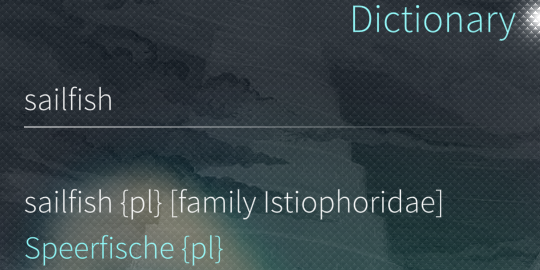
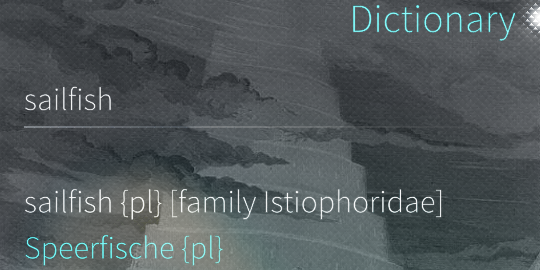
Comparing the layer stacks of the two w=540, h=270 images. Changes:
renamed "screenshot_1.png-Kopie" to "Text", opacity 50% → 100%, blend normal → soft light, painted on it over (x1=0, y1=0, x2=540, y2=270)
renamed "Zwischenablage" to "Turm", opacity 60% → 55%, blend screen → lighten over (x1=0, y1=0, x2=540, y2=270)
